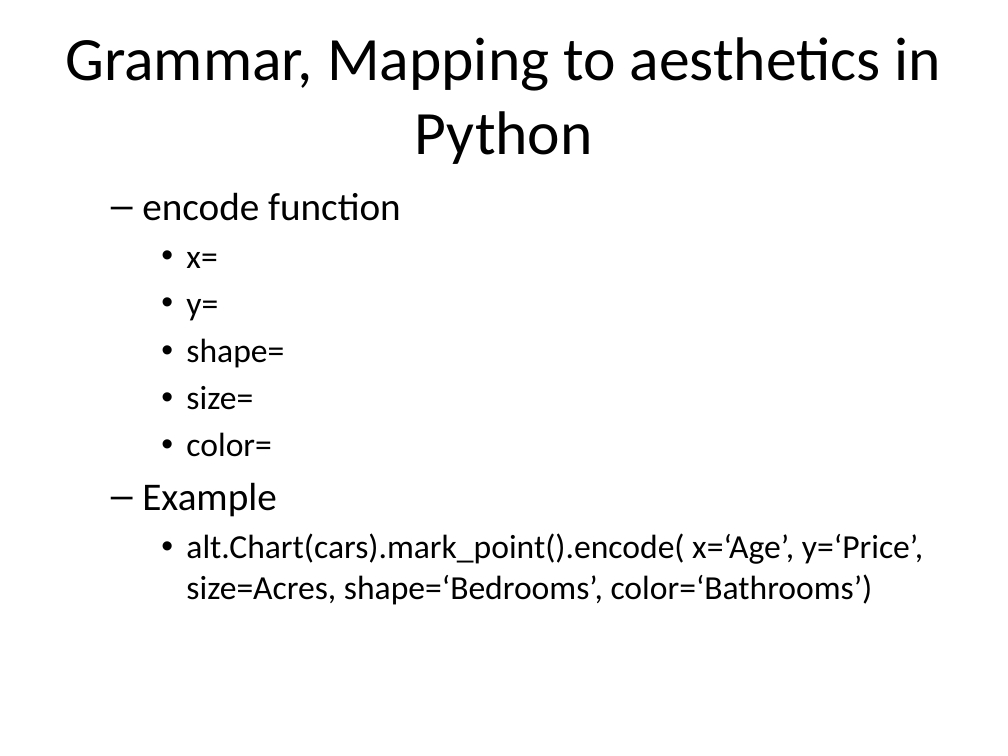
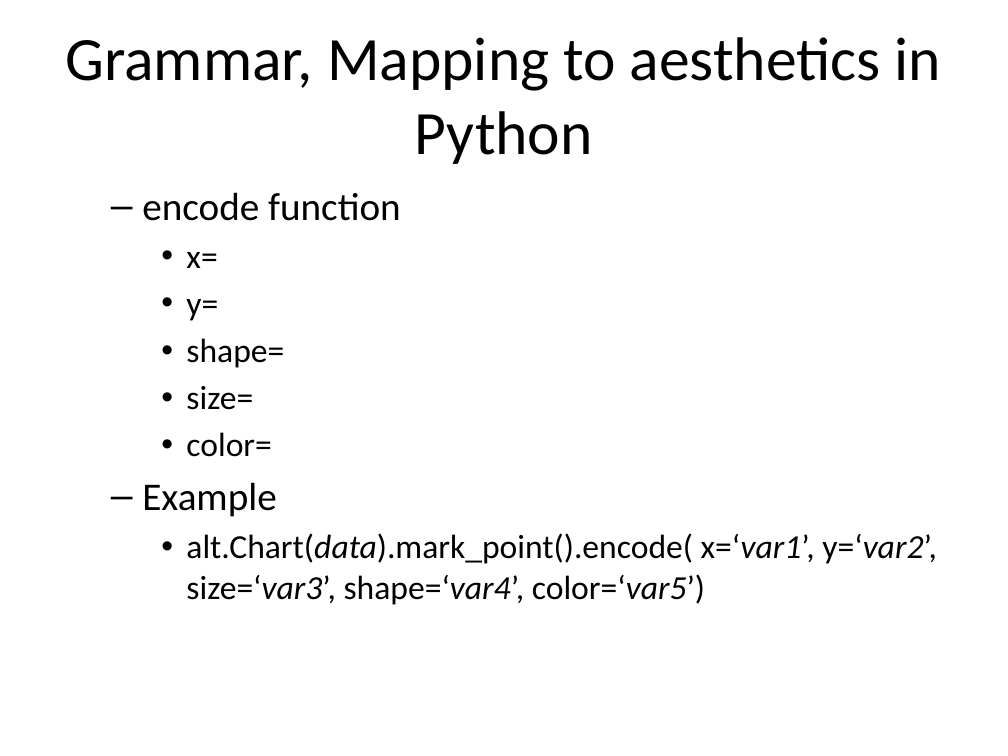
Before and after one commit to pmean/data-visualization, a slide deck: slide 12 of data-viz-01/component/tutorial-grammar.pptx. Drawn at 1008x756 pixels with LibreOffice and Linux fonts; fonts in the diff are those of the drawing. Boxes give left, top, right and bottom in pixels: in the first picture for what was removed or moved away, otherwise in the second. Text is boxed around its words. In the diff, an @@ line names an element or a change of style, - is before the commit and + after.

```diff
--- a/data-viz-01/component/tutorial-grammar.pptx
+++ b/data-viz-01/component/tutorial-grammar.pptx
@@ text at bbox=[186, 533, 937, 605]: text changed @@
-    • alt.Chart(cars).mark_point().encode( x=‘Age’, y=‘Price’, size=Acres, shape=‘Bedrooms’, color=‘Bathrooms’)
+    • alt.Chart(data).mark_point().encode( x=‘var1’, y=‘var2’, size=‘var3’, shape=‘var4’, color=‘var5’)
```
Also in this commit, not shown: 3 other slides changed, 1 slide added, 1 slide removed, 16 other files.
